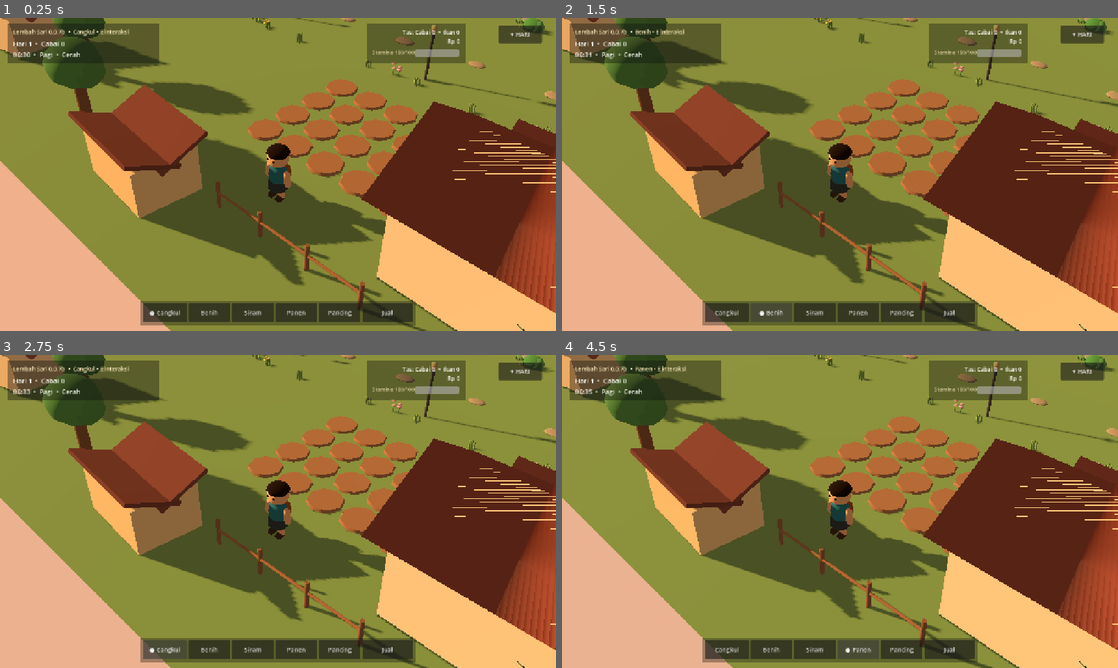
Above: before the commit, frames 1-4 (two rows, left to right).
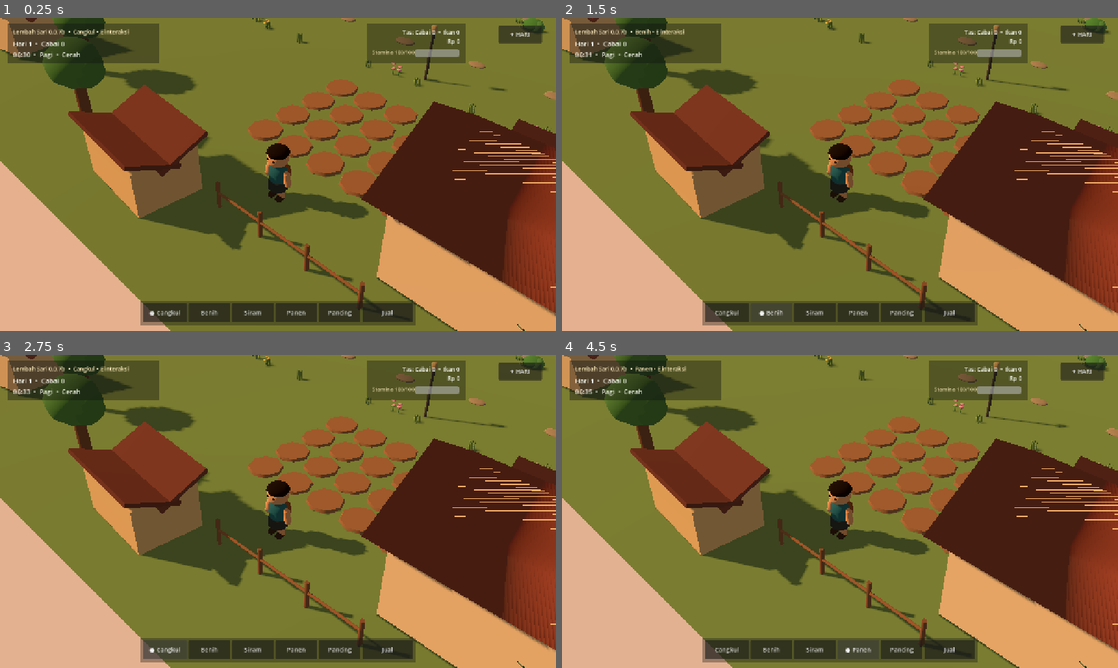
Above: after the commit, the same moments.

Repository: eneft/Lembah-sari
Game: Godot game, scene res://scenes/Main.tscn
The game is run twice, just before and just after one commit, with the same random seed, the same clock (stepped at 60 frames per second) and the same inputs.
Inputs:
- Up to frame 1 (0.25 s): no input
- Up to frame 2 (1.5 s): click "● Cangkul" at 0.5 s; click "Benih" at 1.25 s
- Up to frame 3 (2.75 s): click "Cangkul" at 2 s
- Up to frame 4 (4.5 s): click "Siram" at 2.75 s; click "● Siram" at 3.5 s; click "Panen" at 4.25 s

The runs differ from the first frame. In frame 1, 17% of the frame differs, in the area x 0-100%, y 0-100%; in frame 2, 15%; in frame 3, 17%; in frame 4, 17%.

Commit message:
Soften concept lighting and palette

Diff:
--- a/scripts/game_time_manager.gd
+++ b/scripts/game_time_manager.gd
@@ -104,47 +104,47 @@
 	var env: Environment = world_environment.environment
 	var hour: float = current_minutes / 60.0
 	var daylight: float = 1.0
-	var sky_color: Color = Color("9fcddd")
-	var ambient: Color = Color("dce7ce")
-	var sun_color: Color = Color("fff0cf")
+	var sky_color: Color = Color("a9cad1")
+	var ambient: Color = Color("dedfc8")
+	var sun_color: Color = Color("ffe8bd")
 
 	if hour < 8.0:
 		var dawn_t: float = clampf((hour - 6.5) / 1.5, 0.0, 1.0)
-		daylight = lerpf(0.58, 1.0, dawn_t)
-		sky_color = Color("efb08b").lerp(Color("9fcddd"), dawn_t)
-		ambient = Color("e8c2a4").lerp(Color("dce7ce"), dawn_t)
-		sun_color = Color("ffc48d").lerp(Color("fff0cf"), dawn_t)
+		daylight = lerpf(0.52, 0.88, dawn_t)
+		sky_color = Color("e6b08e").lerp(Color("a9cad1"), dawn_t)
+		ambient = Color("dcc0a7").lerp(Color("dedfc8"), dawn_t)
+		sun_color = Color("efaa76").lerp(Color("ffe8bd"), dawn_t)
 	elif hour < 15.5:
-		daylight = 1.0
-		sky_color = Color("92c9df")
-		ambient = Color("dce8d0")
-		sun_color = Color("fff3d7")
+		daylight = 0.88
+		sky_color = Color("a6cbd5")
+		ambient = Color("dfdfc9")
+		sun_color = Color("ffecc7")
 	elif hour < 19.0:
 		var evening_t: float = clampf((hour - 15.5) / 3.5, 0.0, 1.0)
-		daylight = lerpf(1.0, 0.20, evening_t)
-		sky_color = Color("9bcbdc").lerp(Color("263752"), evening_t)
-		ambient = Color("dfe7cf").lerp(Color("59677c"), evening_t)
-		sun_color = Color("fff0cf").lerp(Color("f1a36e"), minf(1.0, evening_t * 1.25))
+		daylight = lerpf(0.88, 0.18, evening_t)
+		sky_color = Color("aacbd2").lerp(Color("334158"), evening_t)
+		ambient = Color("dfdec7").lerp(Color("626a78"), evening_t)
+		sun_color = Color("ffe6b5").lerp(Color("e89568"), minf(1.0, evening_t * 1.2))
 	else:
-		daylight = 0.20
-		sky_color = Color("263752")
-		ambient = Color("59677c")
-		sun_color = Color("b7c8e9")
+		daylight = 0.18
+		sky_color = Color("334158")
+		ambient = Color("626a78")
+		sun_color = Color("b4c0d8")
 
 	if weather == "rain":
-		sky_color = sky_color.lerp(Color("687986"), 0.58)
-		ambient = ambient.lerp(Color("95a1a2"), 0.38)
-		sun_color = sun_color.lerp(Color("c6d0d0"), 0.50)
-		daylight *= 0.70
+		sky_color = sky_color.lerp(Color("778489"), 0.58)
+		ambient = ambient.lerp(Color("9ba29c"), 0.40)
+		sun_color = sun_color.lerp(Color("c4c9c3"), 0.55)
+		daylight *= 0.68
 
 	env.background_color = sky_color
 	env.ambient_light_color = ambient
-	env.ambient_light_energy = maxf(0.28, daylight * 0.78)
+	env.ambient_light_energy = maxf(0.26, daylight * 0.64)
 	sun.light_color = sun_color
-	sun.light_energy = maxf(0.09, daylight * 1.12)
+	sun.light_energy = maxf(0.08, daylight * 0.92)
 
 	var day_progress: float = clampf((current_minutes - START_MINUTES) / float(END_MINUTES - START_MINUTES), 0.0, 1.0)
-	sun.rotation_degrees = Vector3(lerpf(-22.0, -158.0, day_progress), lerpf(-70.0, 70.0, day_progress), 0.0)
+	sun.rotation_degrees = Vector3(lerpf(-34.0, -142.0, day_progress), lerpf(-62.0, 62.0, day_progress), 0.0)
 
 func _build_rain_visual() -> void:
 	rain_visual = Node3D.new()
